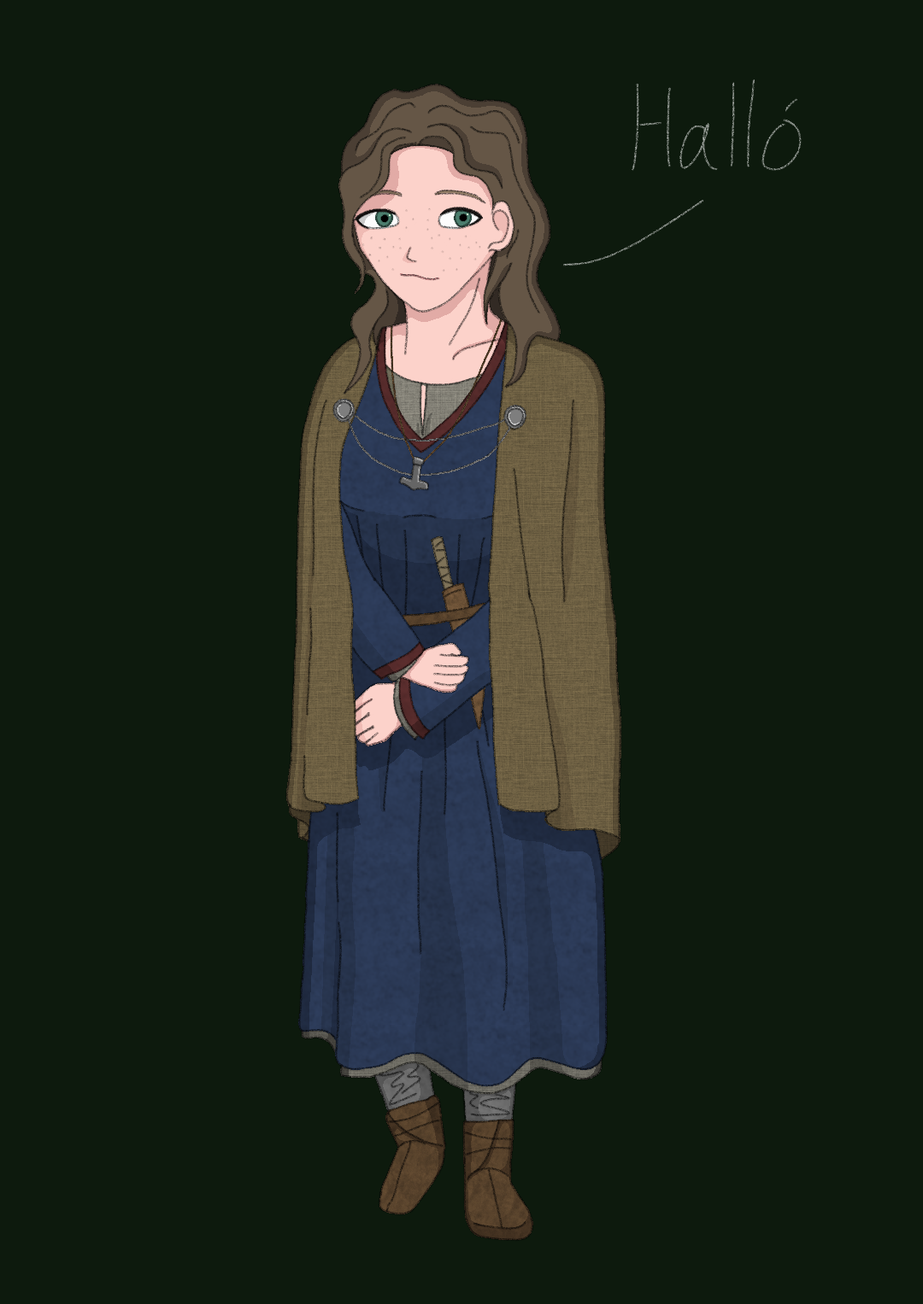
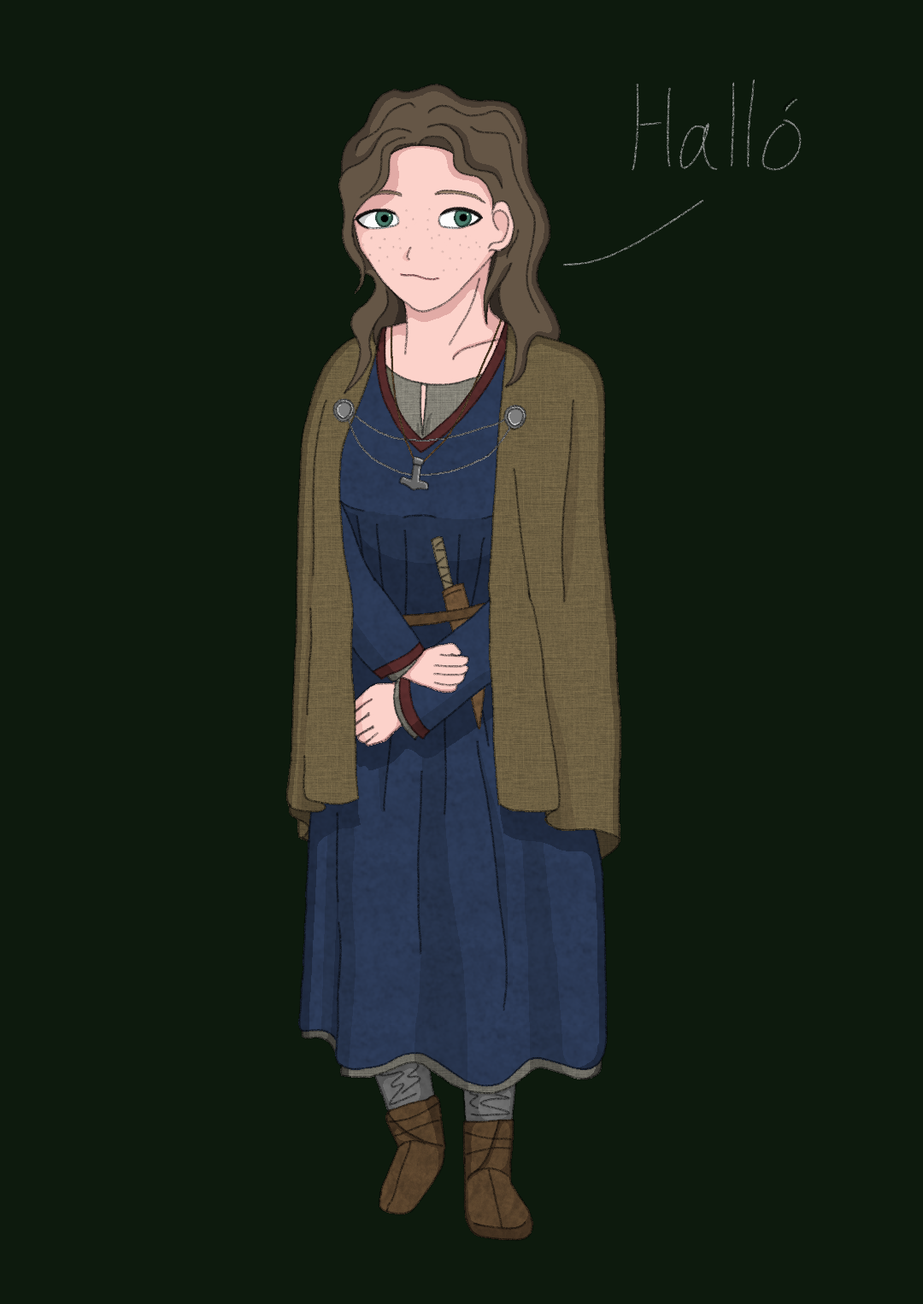
Before/after of a w=923, h=1304 layered artwork. What changed in the layer stack:
painted on "color" over [402, 251, 417, 264]
painted on "background" over [293, 79, 802, 705]
